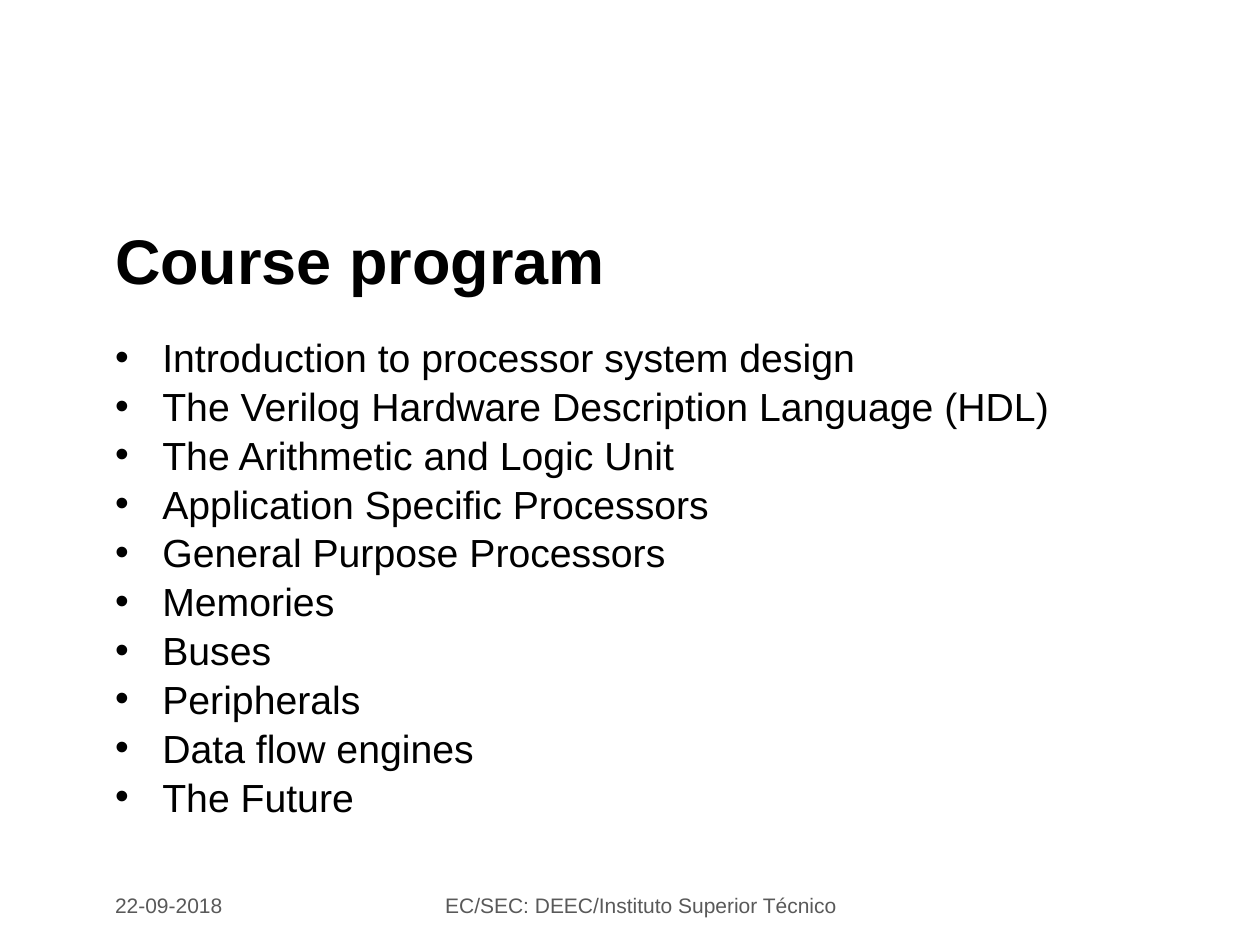
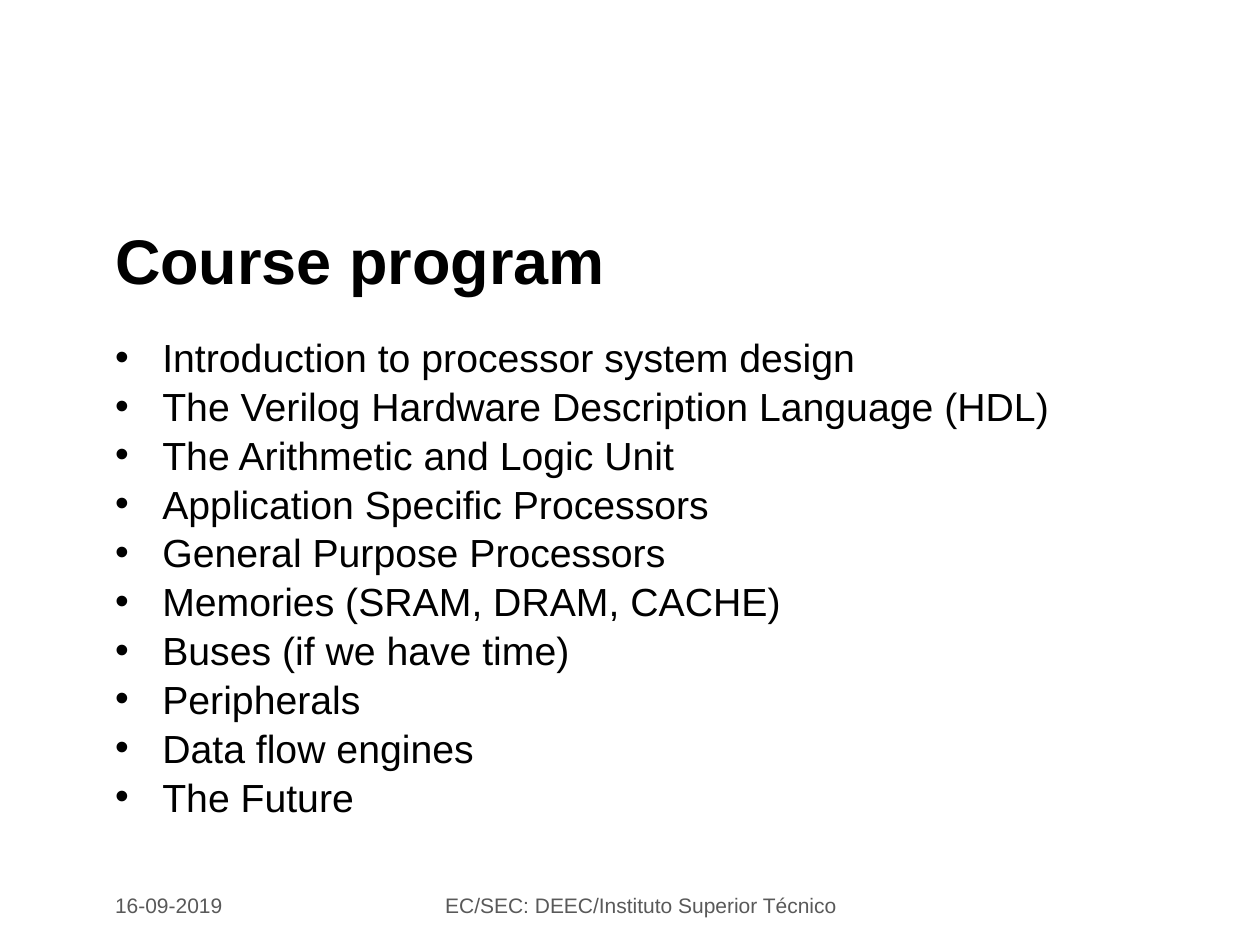
Before and after one commit to jjts/ist-sec, a slide deck: slide 11 of lectures/l1_intro/l1.odp (slide 10 before the commit). Drawn at 1260x945 pixels with LibreOffice and Linux fonts; fonts in the diff are those of the drawing; background and template pictures are left out. Boxes give left, top, right and bottom in pixels: in the first picture for what was removed or moved away, otherwise in the second. Text is boxed around its words. In the diff, an @@ line names an element or a change of style, - is before the commit and + after.

```diff
--- a/lectures/l1_intro/l1.odp
+++ b/lectures/l1_intro/l1.odp
@@ text at (162,587,780,673): text changed @@
-• Memories
-• Buses
+• Memories (SRAM, DRAM, CACHE)
+• Buses (if we have time)
@@ text at (115,898,222,913): text changed @@
-22-09-2018
+16-09-2019
```
Also in this commit, not shown: 9 other slides changed, 2 slides added, 1 slide removed, 2 other files.
